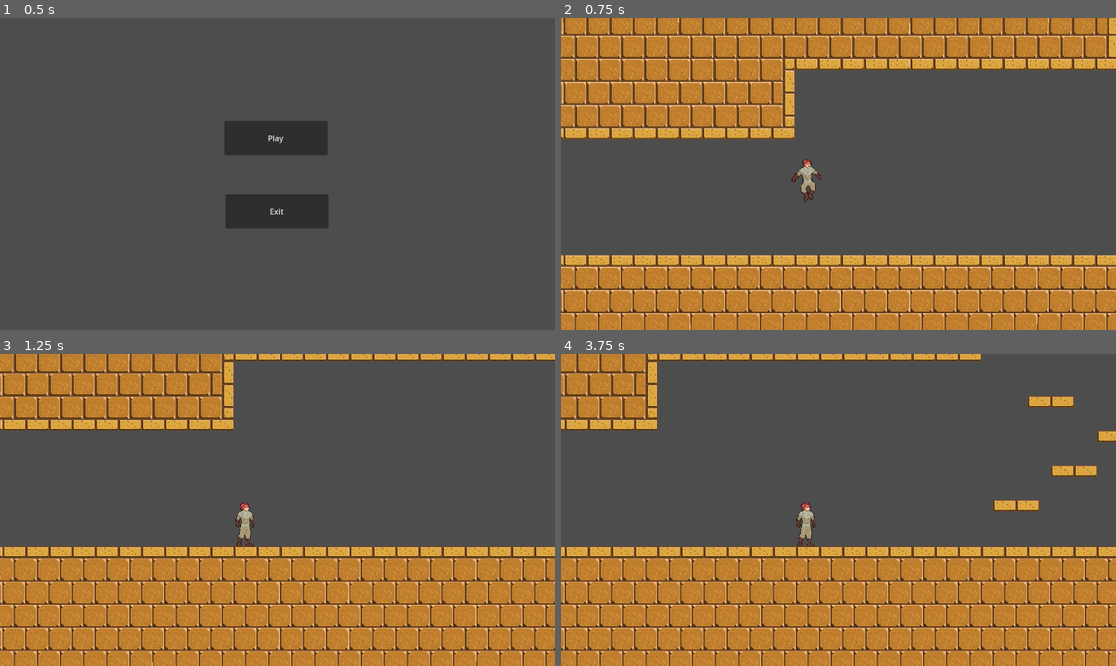
Above: before the commit, frames 1-4 (two rows, left to right).
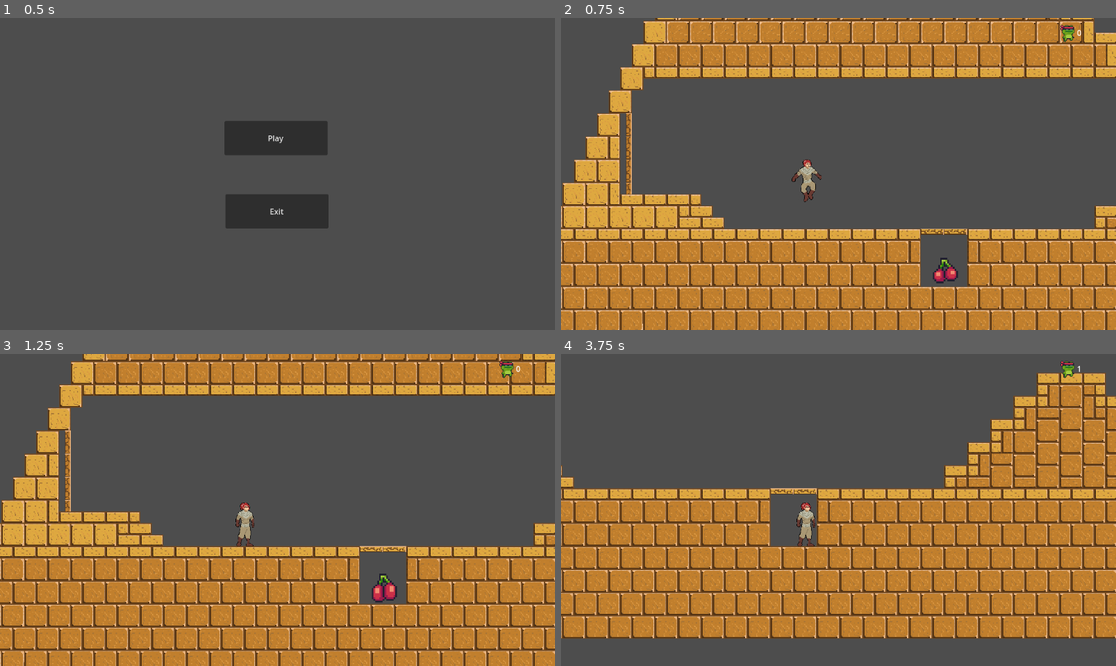
Above: after the commit, the same moments.

Repository: lucifer2k3/TreasureHunter
Game: Godot game, scene res://Code/Maps/welcome.tscn
The game is run twice, just before and just after one commit, with the same random seed, the same clock (stepped at 60 frames per second) and the same inputs.
Inputs:
- Up to frame 1 (0.5 s): no input
- Up to frame 2 (0.75 s): click "Play" at 0.5 s
- Up to frame 3 (1.25 s): no input
- Up to frame 4 (3.75 s): hold Right (ui_right) 1.28-2.78 s; tap Up (ui_up) at 1.52, 2.27 s; hold Left (ui_left) 2.78-3.53 s; hold Right (ui_right) from 3.53 s (still down)

Frame 1 is identical in both runs. In frame 2, 47% of the frame differs, in the area x 0-100%, y 0-100%; in frame 3, 36%; in frame 4, 55%.

Commit message:
add intro

Diff:
--- /dev/null
+++ b/Code/Maps/Intro.gd
@@ -0,0 +1,17 @@
+extends Node2D
+
+
+# Called when the node enters the scene tree for the first time.
+func _ready():
+	$AnimationPlayer.play("Faded in")
+	await get_tree().create_timer(6).timeout
+	$AnimationPlayer.play("Faded out")
+	await get_tree().create_timer(3).timeout
+	get_tree().change_scene_to_file("res://Code/Maps/welcome.tscn")
+
+
+
+
+# Called every frame. 'delta' is the elapsed time since the previous frame.
+func _process(delta):
+	pass
--- /dev/null
+++ b/Code/Maps/Intro.tscn
@@ -0,0 +1,78 @@
+[gd_scene load_steps=7 format=3 uid="uid://dvl8njqkedxou"]
+
+[ext_resource type="Script" path="res://Code/Maps/Intro.gd" id="1_60c7q"]
+[ext_resource type="Texture2D" uid="uid://bnv476eil6s7u" path="res://Assets/IntroImages/intro.jpg" id="2_hqv6t"]
+
+[sub_resource type="Animation" id="Animation_h1vty"]
+length = 0.001
+tracks/0/type = "value"
+tracks/0/imported = false
+tracks/0/enabled = true
+tracks/0/path = NodePath("ColorRect:color")
+tracks/0/interp = 1
+tracks/0/loop_wrap = true
+tracks/0/keys = {
+"times": PackedFloat32Array(0),
+"transitions": PackedFloat32Array(1),
+"update": 0,
+"values": [Color(0, 0, 0, 1)]
+}
+
+[sub_resource type="Animation" id="Animation_elqi0"]
+resource_name = "Faded in"
+length = 3.0
+tracks/0/type = "value"
+tracks/0/imported = false
+tracks/0/enabled = true
+tracks/0/path = NodePath("ColorRect:color")
+tracks/0/interp = 1
+tracks/0/loop_wrap = true
+tracks/0/keys = {
+"times": PackedFloat32Array(1, 3),
+"transitions": PackedFloat32Array(1, 1),
+"update": 0,
+"values": [Color(0, 0, 0, 1), Color(0, 0, 0, 0)]
+}
+
+[sub_resource type="Animation" id="Animation_2s3h8"]
+resource_name = "Faded out"
+length = 3.0
+tracks/0/type = "value"
+tracks/0/imported = false
+tracks/0/enabled = true
+tracks/0/path = NodePath("ColorRect:color")
+tracks/0/interp = 1
+tracks/0/loop_wrap = true
+tracks/0/keys = {
+"times": PackedFloat32Array(0, 2),
+"transitions": PackedFloat32Array(1, 1),
+"update": 0,
+"values": [Color(0, 0, 0, 0), Color(0, 0, 0, 1)]
+}
+
+[sub_resource type="AnimationLibrary" id="AnimationLibrary_b7o74"]
+_data = {
+"Faded in": SubResource("Animation_elqi0"),
+"Faded out": SubResource("Animation_2s3h8"),
+"RESET": SubResource("Animation_h1vty")
+}
+
+[node name="Node2D" type="Node2D"]
+script = ExtResource("1_60c7q")
+
+[node name="Sprite2D" type="Sprite2D" parent="."]
+position = Vector2(577.25, 326)
+scale = Vector2(1.37904, 1.37447)
+texture = ExtResource("2_hqv6t")
+
+[node name="ColorRect" type="ColorRect" parent="."]
+offset_left = -120.0
+offset_top = -28.0
+offset_right = 1272.0
+offset_bottom = 674.0
+color = Color(0, 0, 0, 1)
+
+[node name="AnimationPlayer" type="AnimationPlayer" parent="."]
+libraries = {
+"": SubResource("AnimationLibrary_b7o74")
+}
--- a/Code/Maps/loading_screen.gd
+++ b/Code/Maps/loading_screen.gd
@@ -1,6 +1,6 @@
 extends Control
 
-const target_scene_path = "res://Code/Maps/PyramidMap.tscn"
+const target_scene_path = "res://Code/Maps/egypt_map.tscn"
 
 var loading_status : int
 var progress : Array[float]
Binary file added: Assets/IntroImages/intro.jpg
Not shown, added: Assets/IntroImages/intro.jpg.import
Not shown: 1 places in Code/Maps/PyramidMap.tscn that only renumber resources
